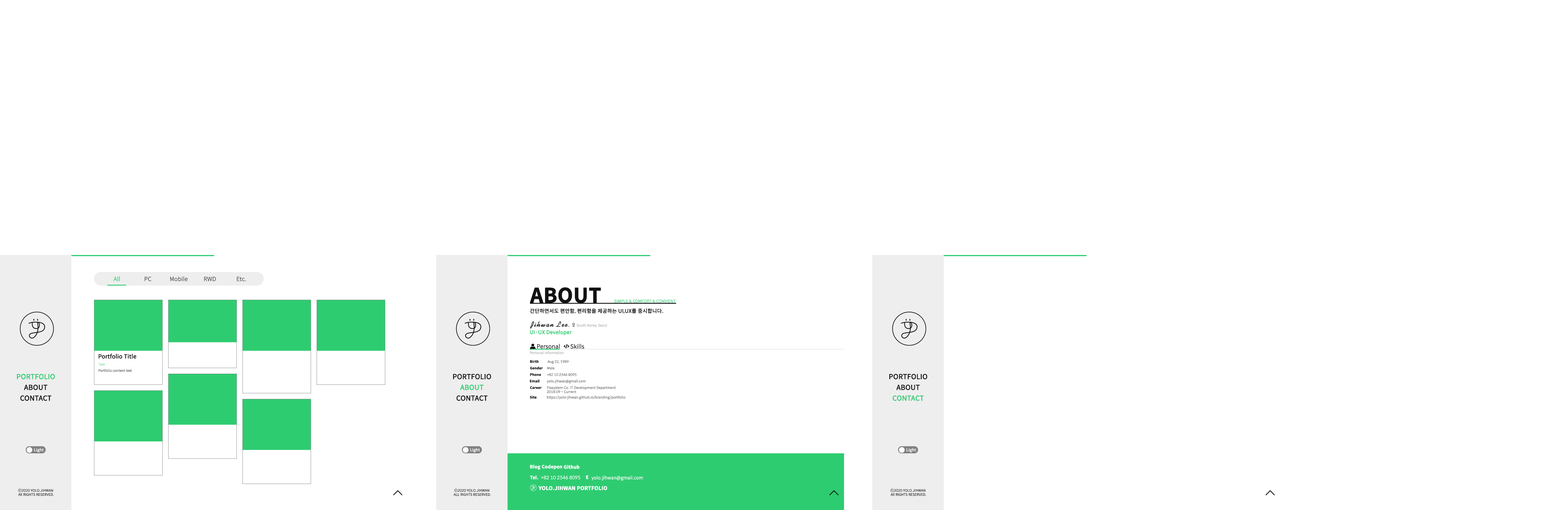
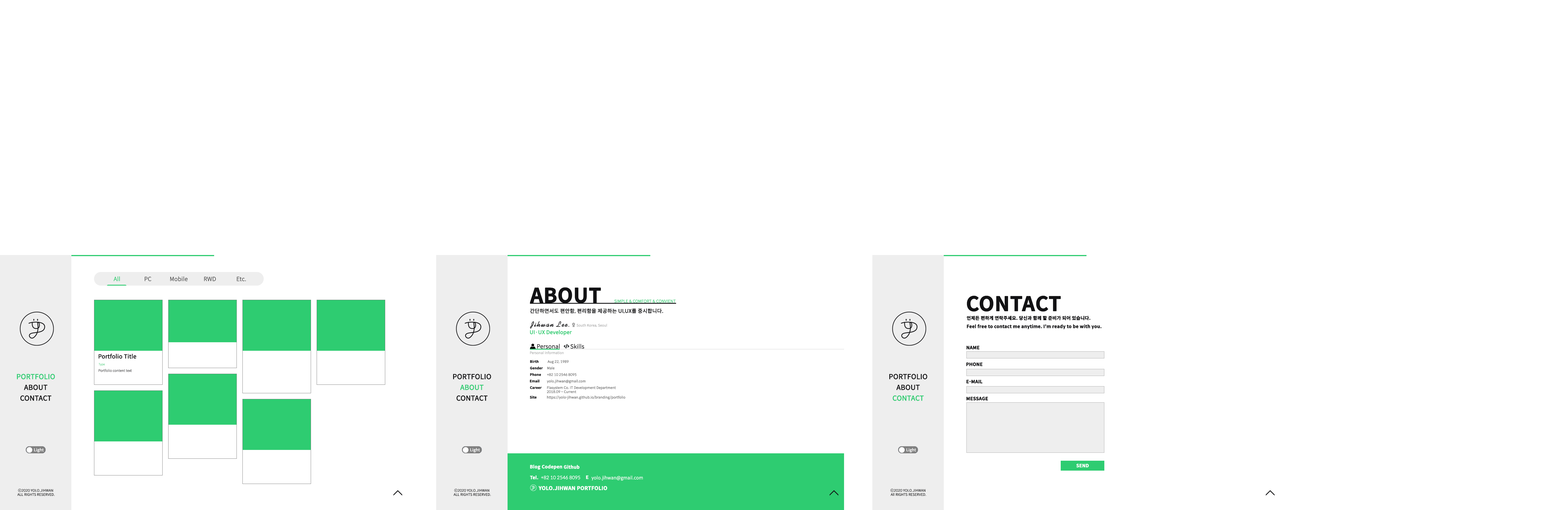
Layered file, before and after one edit (1568 × 510). Changes by layer:
added layer "SEND" in group "Contact" over box(1076, 463, 1089, 468)
added layer "사각형 5" in group "Contact" over box(1060, 460, 1105, 471)
added layer "사각형 4 복사 3" in group "Contact" over box(966, 402, 1105, 453)
added layer "사각형 4 복사 2" in group "Contact" over box(966, 386, 1105, 394)
added layer "사각형 4 복사" in group "Contact" over box(966, 368, 1105, 376)
added layer "사각형 4" in group "Contact" over box(966, 351, 1105, 359)
added layer "MESSAGE" in group "Contact" over box(966, 396, 988, 401)
added layer "E-MAIL" in group "Contact" over box(966, 379, 983, 384)
added layer "PHONE" in group "Contact" over box(966, 362, 983, 367)
added layer "NAME" in group "Contact" over box(966, 345, 980, 350)
added layer "Feel free to contact me anytime. I'm ready to be with you." in group "Contact" over box(966, 324, 1102, 330)
added layer "언제든 편하게 연락주세요. 당신과 함께 할 준비가 되어 있습니다." in group "Contact" over box(966, 315, 1091, 321)
added layer "CONTACT" (1st of 4, in "Contact") in group "Contact" over box(966, 295, 1061, 312)
renamed "ⓒ2020 YOLO.JIHWAN All RIGHTS RESERVED." to "ⓒ2020 YOLO.JIHWAN ALL RIGHTS RESERVED.", painted on it over box(17, 492, 55, 496)
